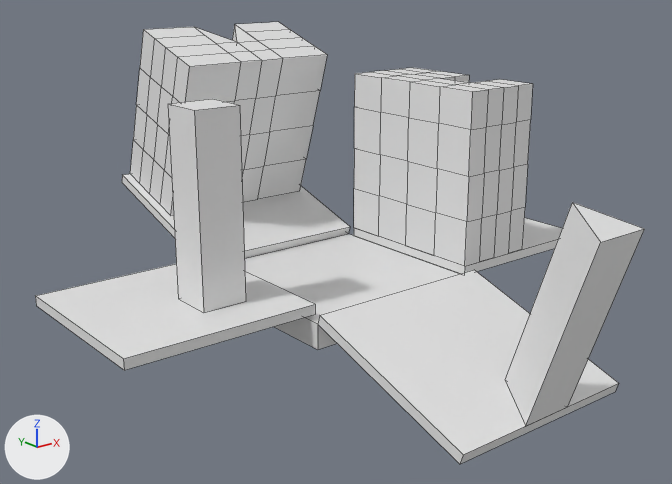
The FBX model Assets/Meshes/box_template.fbx, before and after one commit.
Both versions are drawn from a camera (50 mm lens) standing at (-5.75, -7.2, 3.22) and looking at (-0.15, -0.2, 0.41). Every picture has the same lights, and +X, +Y and +Z are marked at lower left. Both versions are drawn at frame 18 of the action 'Wide_Side.003|Fold_1'; the numbers are the values there. Mesh edges are drawn as thin lines on the coarser meshes.

In view in the first picture: 'Narrow_Side', 'Narrow_Side.001', 'Narrow_Side.002', 'Narrow_Side.003', 'Osnova', 'Wide_Side', 'Wide_Side.001', 'Wide_Side.002', 'Wide_Side.003'.
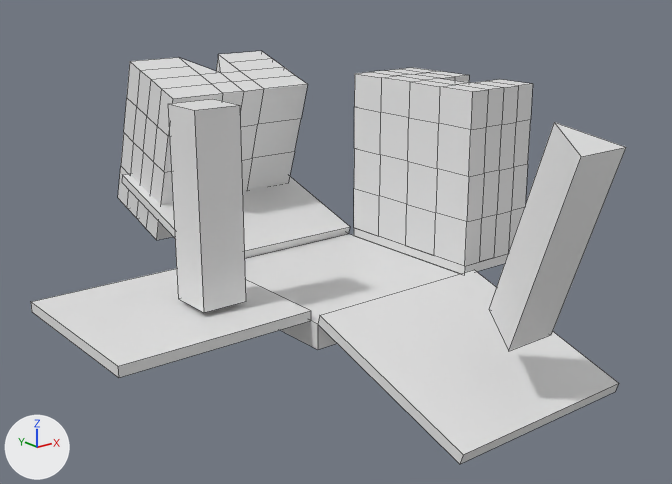
Where the change shows, as pixel boxes [x1, y1, x2, y2] in the pictures (672 x 484 px):
```json
{"object": "Wide_Side.003", "change": "moved, turned, rescaled", "before": [505, 202, 644, 426], "after": [489, 122, 626, 351]}
{"object": "Wide_Side.002", "change": "moved, turned, rescaled", "before": [130, 22, 327, 216], "after": [118, 51, 308, 240]}
{"object": "Narrow_Side", "change": "moved, turned, rescaled", "before": [35, 264, 315, 370], "after": [31, 268, 311, 378]}
```

The change, as JSON lines over the scene's bpy script:
```json
{"block": "me_plane_004", "where": "me_plane_004.from_pydata(...)  # 8 vertices, 6 faces; spans x -1.9..0.0, y -0.9..0.9, z 0.0..0.1"}
{"block": "me_plane_004", "where": "# used by ob_narrow_side; location = (-0.95, 0.0, 0.05)"}
{"block": "me_plane_004", "change": "me_plane_004 part 1: the whole mesh is turned -90 degrees about the x axis through the mesh origin and scaled by 100"}
{"block": "me_plane_018", "where": "me_plane_018.from_pydata(...)  # 91 vertices, 86 faces; spans x -0.9..0.9, y 0.9..1.9, z 0.1..1.9"}
{"block": "me_plane_018", "where": "# used by ob_wide_side_002; location = (0.0, 1.0, 0.0); rotation_euler = (0.316, 0.0, 0.0), in degrees (18, 0, 0)"}
{"block": "me_plane_018", "change": "me_plane_018 part 2: the whole mesh is turned -90 degrees about the x axis through its middle and scaled by 100, then moved by (0.0, -1.4, -4.3)"}
{"block": "me_plane_019", "where": "me_plane_019.from_pydata(...)  # 6 vertices, 5 faces; spans x -0.27..0.27, y -1.9..-1.4, z 0.1..1.9"}
{"block": "me_plane_019", "where": "# used by ob_wide_side_003; location = (0.0, -1.0, 0.0); rotation_euler = (0.316, 0.0, 0.0), in degrees (18, 0, 0)"}
{"block": "me_plane_019", "change": "me_plane_019 part 3: the whole mesh is turned -90 degrees about the x axis through its middle and scaled by 100, then moved by (0.0, 1.65, -9.33)"}
{"op": "set", "path": "ob_narrow_side.location", "old": "(-0.95, 0.0, 0.05)", "new": "(-1.0, 0.0, 0.0)"}
{"op": "set", "path": "ob_narrow_side.rotation_euler", "old": "(0.0, 0.0, 0.0)", "new": "(1.571, 0.0, 0.0)", "note": "degrees (0, 0, 0) -> degrees (90, 0, 0)"}
{"op": "set", "path": "ob_narrow_side.scale", "old": "(1.0, 1.0, 1.0)", "new": "(0.01, 0.01, 0.01)"}
{"op": "set", "path": "ob_wide_side_002.location", "old": "(0.0, 1.0, 0.0)", "new": "(0.0, 2.367, 1.0)"}
{"op": "set", "path": "ob_wide_side_002.rotation_euler", "old": "(0.316, 0.0, 0.0)", "new": "(1.887, 0.0, 0.0)", "note": "degrees (18, 0, 0) -> degrees (108, 0, 0)"}
{"op": "set", "path": "ob_wide_side_002.scale", "old": "(1.0, 1.0, 1.0)", "new": "(0.01, 0.01, 0.01)"}
{"op": "set", "path": "ob_wide_side_003.location", "old": "(0.0, -1.0, 0.0)", "new": "(0.0, -2.733, 1.0)"}
{"op": "set", "path": "ob_wide_side_003.rotation_euler", "old": "(0.316, 0.0, 0.0)", "new": "(1.887, 0.0, 0.0)", "note": "degrees (18, 0, 0) -> degrees (108, 0, 0)"}
{"op": "set", "path": "ob_wide_side_003.scale", "old": "(1.0, 1.0, 1.0)", "new": "(0.01, 0.01, 0.01)"}
```
